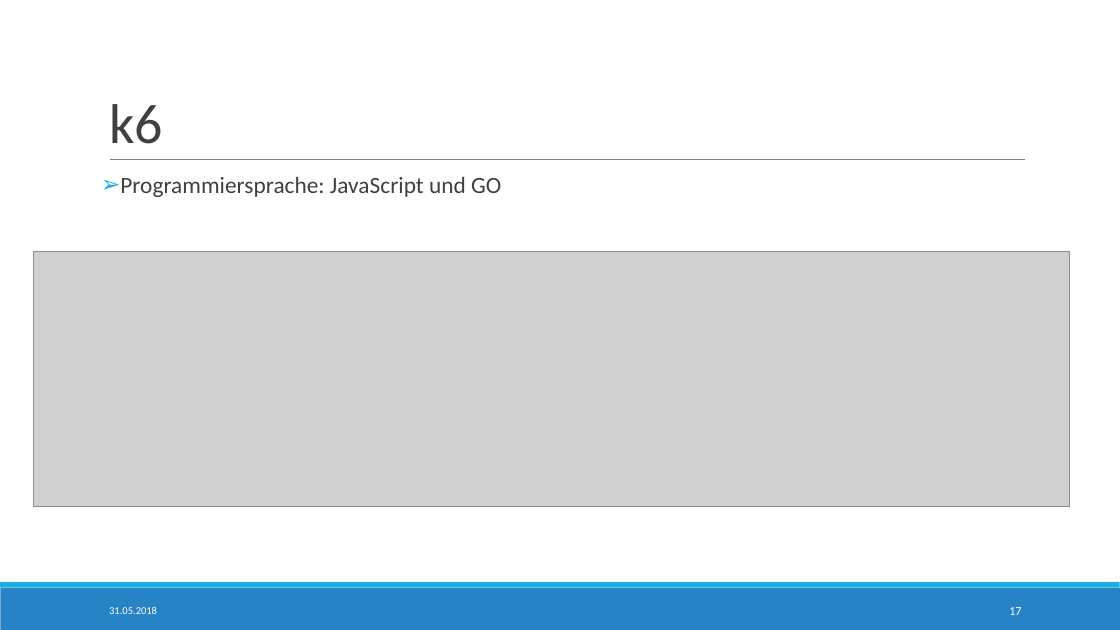
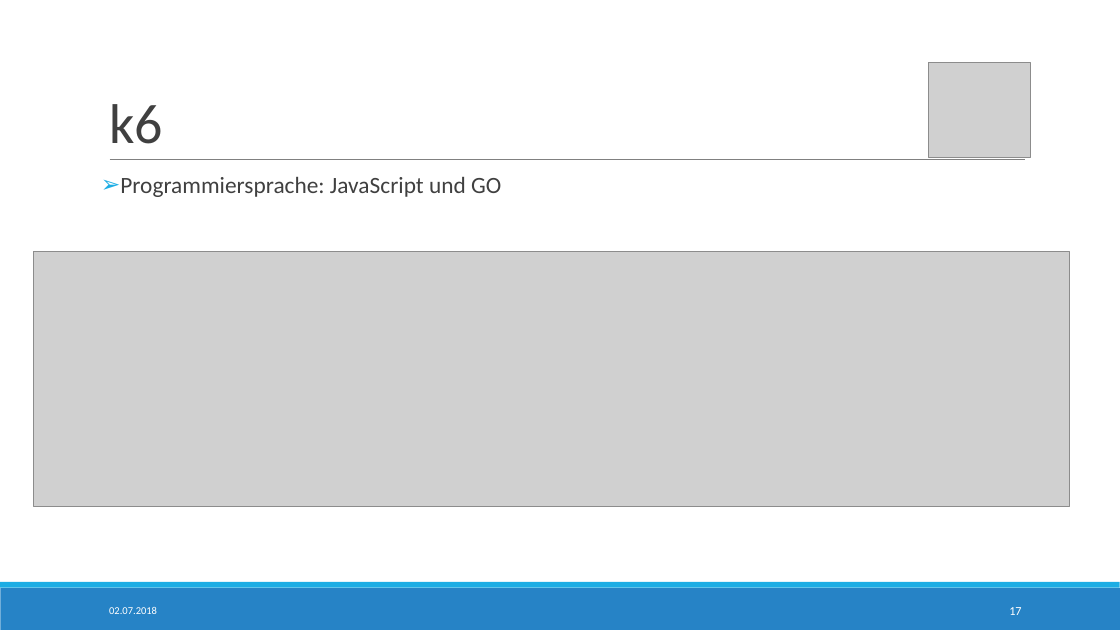
Before and after one commit to StTraeger/sqs-car-webservice, a slide deck: slide 17 of sqsdemoserver/LoadTesting.pptx. Drawn at 1120x630 pixels with LibreOffice and Linux fonts; fonts in the diff are those of the drawing; grey boxes stand for pictures. Boxes give left, top, right and bottom in pixels: in the first picture for what was removed or moved away, otherwise in the second. Text is boxed around its words. In the diff, an @@ line names an element or a change of style, - is before the commit and + after.

```diff
--- a/sqsdemoserver/LoadTesting.pptx
+++ b/sqsdemoserver/LoadTesting.pptx
@@ picture added at <box>929,62,1030,157</box> @@
@@ text at <box>109,607,157,614</box>: text changed @@
-31.05.2018
+02.07.2018
```
Also in this commit, not shown: 20 other slides changed, 1 slide added, 2 slides removed.
